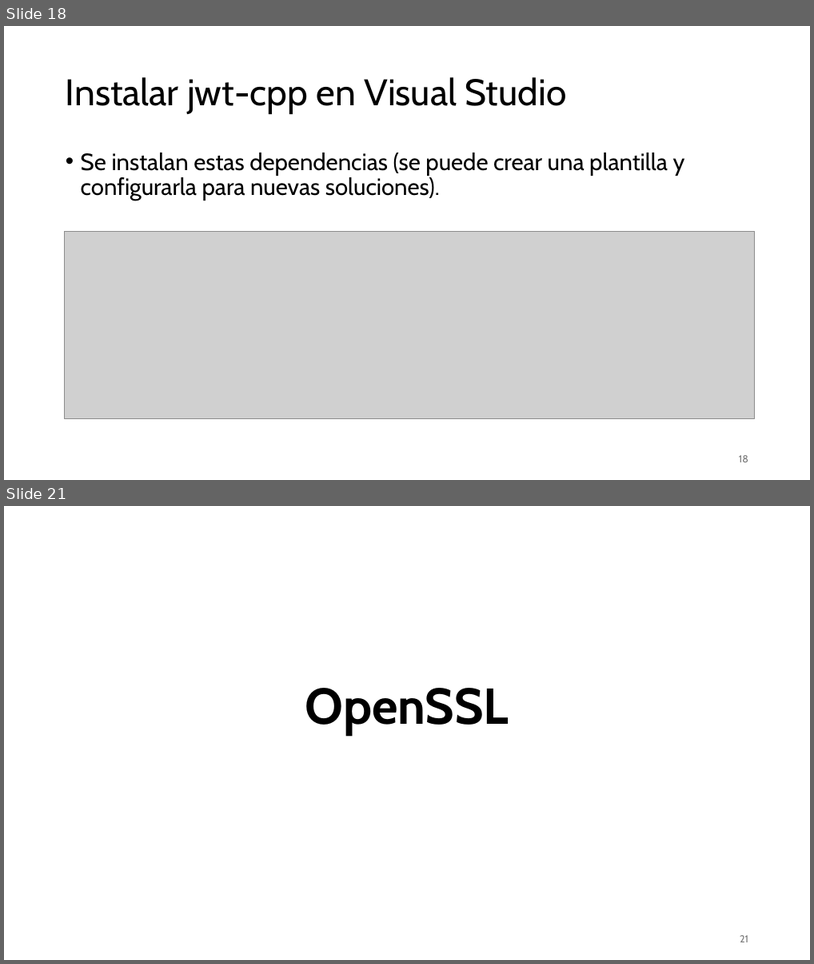
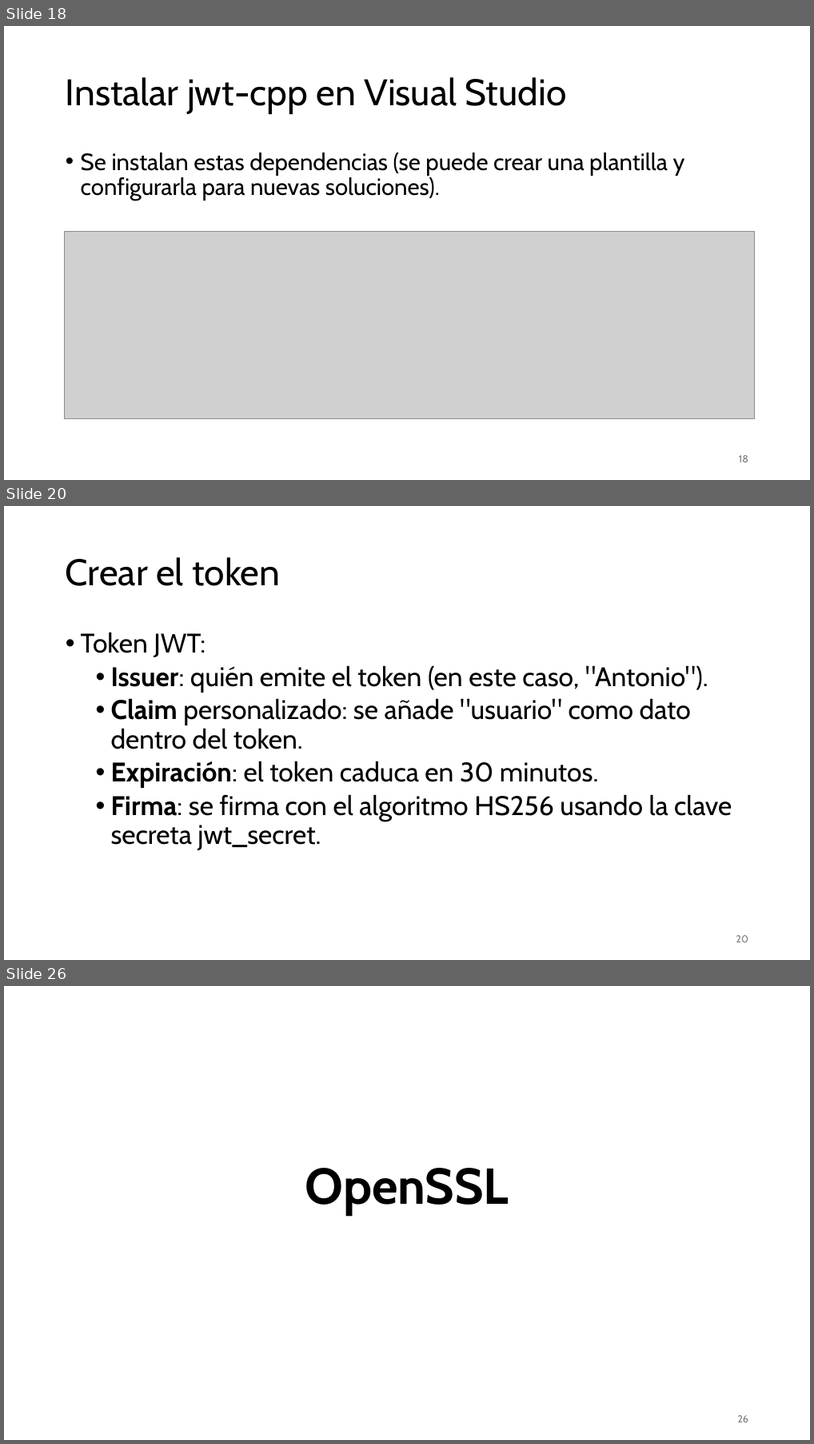
Before and after one commit to aldebarran22/CURSO_CPP_SERVICIOS_30H, a slide deck: doc/6_Seguridad_servicios_web_cpp.pptx. Shown one above the other, each under a label of ours: slides 18 and 21 before the commit, slides 18, 20 and 26 after it; the slides between them are not shown. The pictures are 814x964 and 814x1444 pixels, drawn with LibreOffice and Linux fonts; fonts in the diff are those of the drawing; grey boxes stand for pictures. Boxes give left, top, right and bottom in pixels: in the first picture for what was removed or moved away, otherwise in the second. Text is boxed around its words. In the diff, an @@ line names an element or a change of style, - is before the commit and + after.

```diff
--- a/doc/6_Seguridad_servicios_web_cpp.pptx
+++ b/doc/6_Seguridad_servicios_web_cpp.pptx
@@ slide 20 added at box(4, 506, 810, 960), background #FFFFFF @@
@@ title added at box(66, 557, 280, 586), 44 pt, text #000000 @@
+Crear el token
@@ text added at box(81, 632, 732, 850), 32 pt, text #000000 @@
+• Token JWT:
+  • Issuer: quién emite el token (en este caso, "Antonio").
+  • Claim personalizado: se añade "usuario" como dato dentro del token.
+  • Expiración: el token caduca en 30 minutos.
+  • Firma: se firma con el algoritmo HS256 usando la clave secreta jwt_secret.
@@ page number added at box(736, 935, 749, 942), 12 pt, text #797979 @@
+20
@@ what was slide 21 is now slide 26 @@
@@ page number at box(738, 1415, 749, 1422): text changed @@
-21
+26
```
Also in this commit, not shown: 3 slides changed, 4 other slides added, 1 other file.
